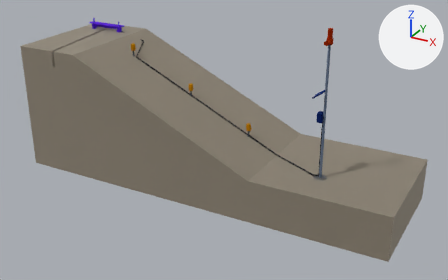
An edit to the glTF model media/model.glb, drawn before and after from the same camera.
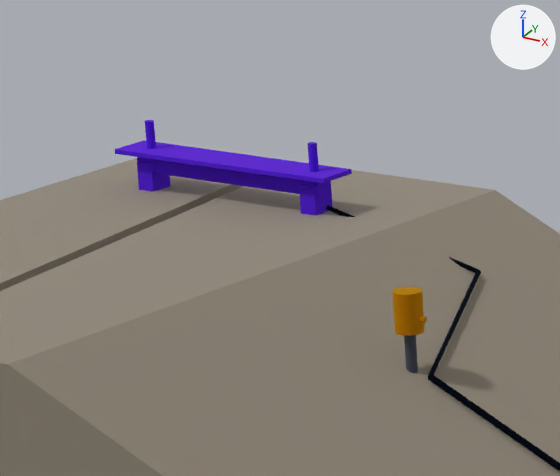
The first picture shows the older version from a 50 mm lens placed at (7.7, -13.12, 6.67), pointed at (0.64, -0.28, 0.25). The close-ups show the older and then the newer version on the part from 16% to 35% of the width and 0% to 26% of the height of that picture. Only the edits that show in the close-ups are written down. Arrows for +X, +Y and +Z are at upper right; the lights stay in place. Where no turn or scale is listed for an object, it has been applied to the vertices. Vertices at exactly the same position are counted once.

The older version as bpy lines, for what is in view:
```python
me_crack_displacement_gauge = bpy.data.meshes.new('Crack displacement gauge')
me_crack_displacement_gauge.from_pydata(...)  # 1560 vertices, 3120 faces; spans x -4.475..-3.325, y 0.8..1.0, z 1.932..2.632
me_crack_displacement_gauge.materials.append(mat_mat_4)  # purple #7c3aed
me_ground__25_degree_slope_with_tension_crack__site = bpy.data.meshes.new('Ground: 25 degree slope with tension crack (site)')
me_ground__25_degree_slope_with_tension_crack__site.from_pydata(...)  # 20 vertices, 36 faces; spans x -4.8..5.4, y -1.6..1.6, z -1.1..2.33
me_ground__25_degree_slope_with_tension_crack__site.materials.append(mat_mat_0)  # grey #b8b0a2
me_sensor_bus_cable_in_conduit = bpy.data.meshes.new('Sensor bus cable in conduit')
me_sensor_bus_cable_in_conduit.from_pydata(...)  # 1319 vertices, 2634 faces; spans x -3.39..3.37, y -0.61..0.91, z 0.01..2.37
me_sensor_bus_cable_in_conduit.materials.append(mat_mat_5)  # black #111827
ob_crack_displacement_gauge = bpy.data.objects.new('Crack displacement gauge', me_crack_displacement_gauge)
ob_crack_displacement_gauge.location = (0.0, 0.0, 0.0)
ob_ground__25_degree_slope_with_tension_crack__site = bpy.data.objects.new('Ground: 25 degree slope with tension crack (site)', me_ground__25_degree_slope_with_tension_crack__site)
ob_ground__25_degree_slope_with_tension_crack__site.location = (0.0, 0.0, 0.0)
ob_sensor_bus_cable_in_conduit = bpy.data.objects.new('Sensor bus cable in conduit', me_sensor_bus_cable_in_conduit)
ob_sensor_bus_cable_in_conduit.location = (0.0, 0.0, 0.0)
# also in view: 'Stake heads with cable gland (3)' at (-0.54, 0.0, 1.43)
```
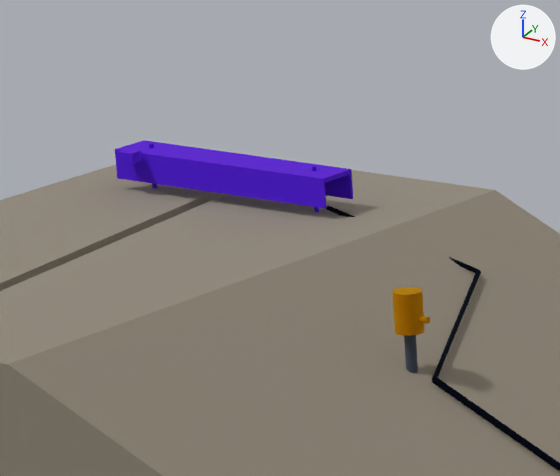
Where the newer file only moved an object's origin or applied its transform, the numbers keep the older frame.

Location of each change, [x1, y1, x2, y2] in pixels of the close-ups (560 x 476 px; the box of a moved part takes in the faces that stretch with it):
'Crack displacement gauge with reader', added (purple): after [115, 140, 353, 212]
'Crack displacement gauge', deleted (purple): before [115, 120, 352, 216]
part 1 of me_sensor_bus_cable_in_conduit, moved or reshaped: before [428, 276, 479, 385]; after [331, 209, 479, 385]

Edits to the bpy script that builds the scene:
```text
Change me_sensor_bus_cable_in_conduit:
    used by ob_sensor_bus_cable_in_conduit; location = (0.0, 0.0, 0.0)
    remove me_sensor_bus_cable_in_conduit.from_pydata(...)  # 1319 vertices, 2634 faces; spans x -3.39..3.37, y -0.61..0.91, z 0.01..2.37
    add me_sensor_bus_cable_in_conduit.from_pydata(...)  # 1318 vertices, 2632 faces; spans x -3.39..3.37, y -0.61..0.91, z 0.01..2.37
    me_sensor_bus_cable_in_conduit part 1: 101 vertices moved from x -2.22..-2.2, y -0.01..0.01, z 1.98..2.0 to x -2.2..-2.18, y -0.01..0.01, z 1.97..1.99; 128 vertices removed from x -2.61..-2.2, y -0.01..0.89, z 1.98..2.17; 127 vertices added at x -2.61..-2.18, y -0.01..0.89, z 1.97..2.17
    other edits to the shape of me_sensor_bus_cable_in_conduit do not show in these pictures
Add me_crack_displacement_gauge_with_reader:
    me_crack_displacement_gauge_with_reader.from_pydata(...)  # 2056 vertices, 4108 faces; spans x -0.575..0.575, y -0.18..0.1, z -0.5..0.2
    me_crack_displacement_gauge_with_reader.materials.append(mat_mat_4)  # purple #7c3aed
Remove ob_crack_displacement_gauge:
    ob_crack_displacement_gauge = bpy.data.objects.new('Crack displacement gauge', me_crack_displacement_gauge)
    ob_crack_displacement_gauge.location = (0.0, 0.0, 0.0)
Add ob_crack_displacement_gauge_with_reader:
    ob_crack_displacement_gauge_with_reader = bpy.data.objects.new('Crack displacement gauge with reader', me_crack_displacement_gauge_with_reader)
    ob_crack_displacement_gauge_with_reader.location = (-3.9, 0.9, 2.332)
```
